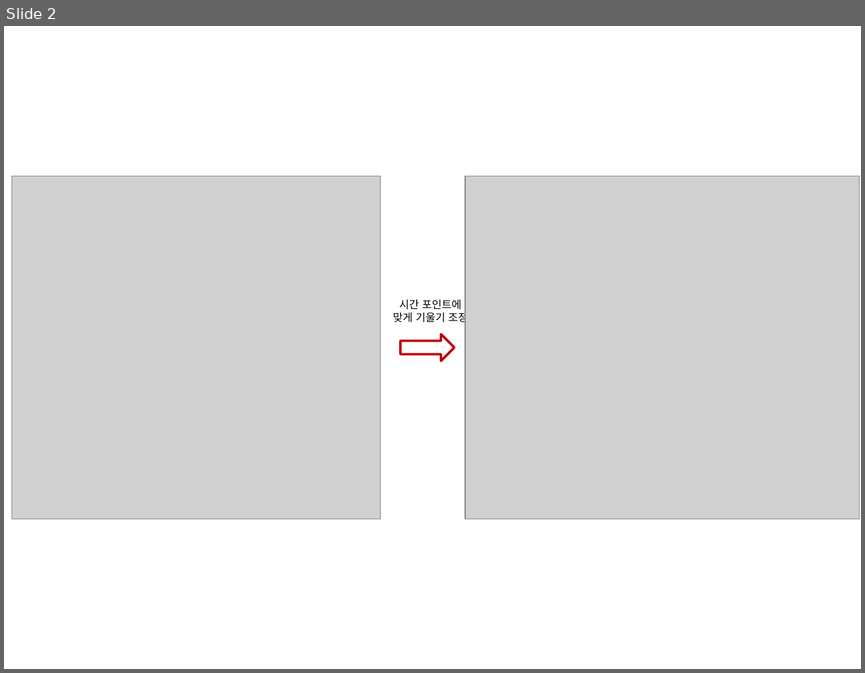
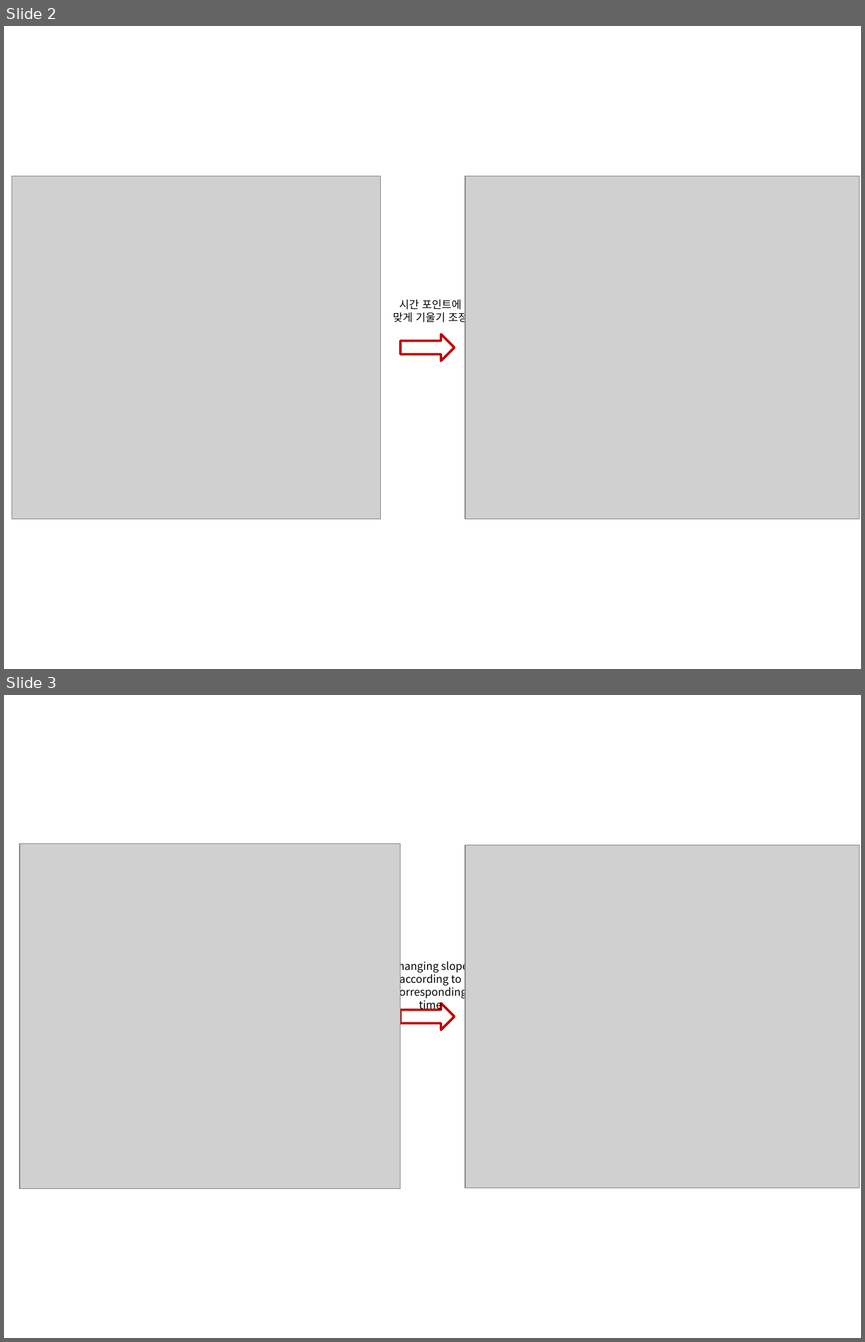
Before and after one commit to answeredbyablemind/answeredbyablemind.github.io, a slide deck: pics/2021-05-25-nonhomogeneous_equation/pics.pptx. Shown one above the other, each under a label of ours: slide 2 before the commit, slides 2 and 3 after it. The pictures are 865x673 and 865x1342 pixels, drawn with LibreOffice and Linux fonts; fonts in the diff are those of the drawing; grey boxes stand for pictures. Boxes give left, top, right and bottom in pixels: in the first picture for what was removed or moved away, otherwise in the second. Text is boxed around its words. In the diff, an @@ line names an element or a change of style, - is before the commit and + after.

```diff
--- a/pics/2021-05-25-nonhomogeneous_equation/pics.pptx
+++ b/pics/2021-05-25-nonhomogeneous_equation/pics.pptx
@@ slide 3 added at (4, 695, 861, 1338), background #FFFFFF @@
@@ picture added at (20, 843, 400, 1187) @@
@@ picture added at (465, 845, 859, 1187) @@
@@ text added at (392, 959, 468, 1011), 9 pt, text #000000 @@
+changing slope
+according to
+corresponding time
@@ right arrow added at (400, 1002, 455, 1029), fill #FFFFFF, outline #C00000 2 pt @@
```
Also in this commit, not shown: 1 other slide added, 3 other files.
